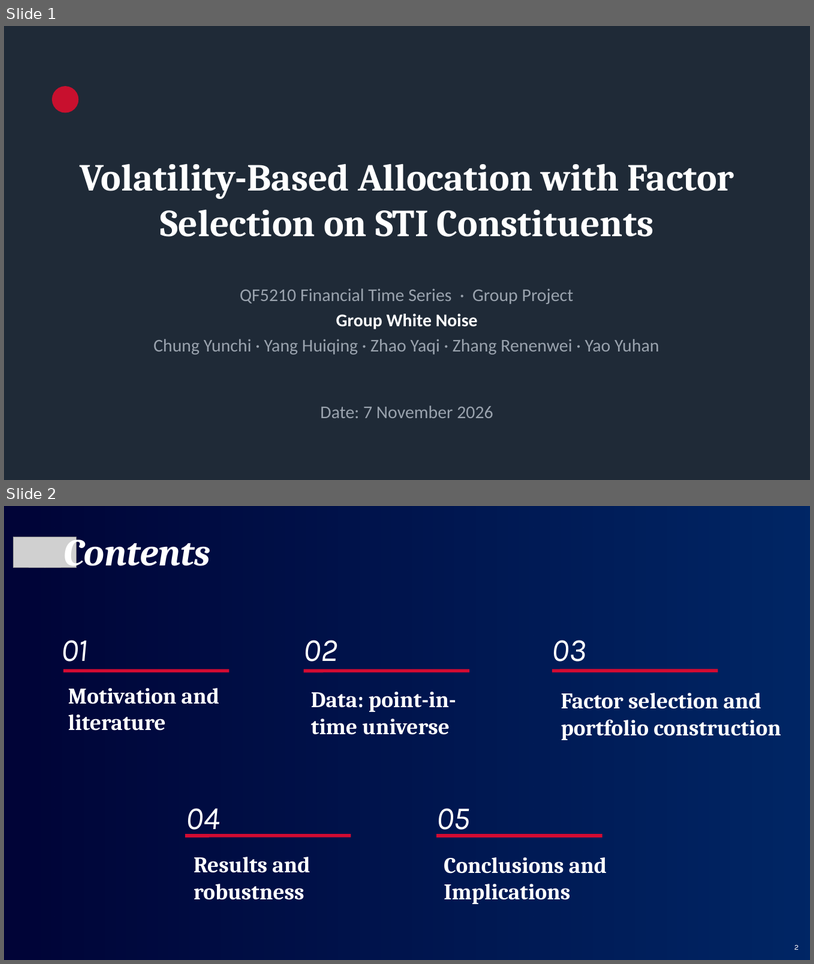
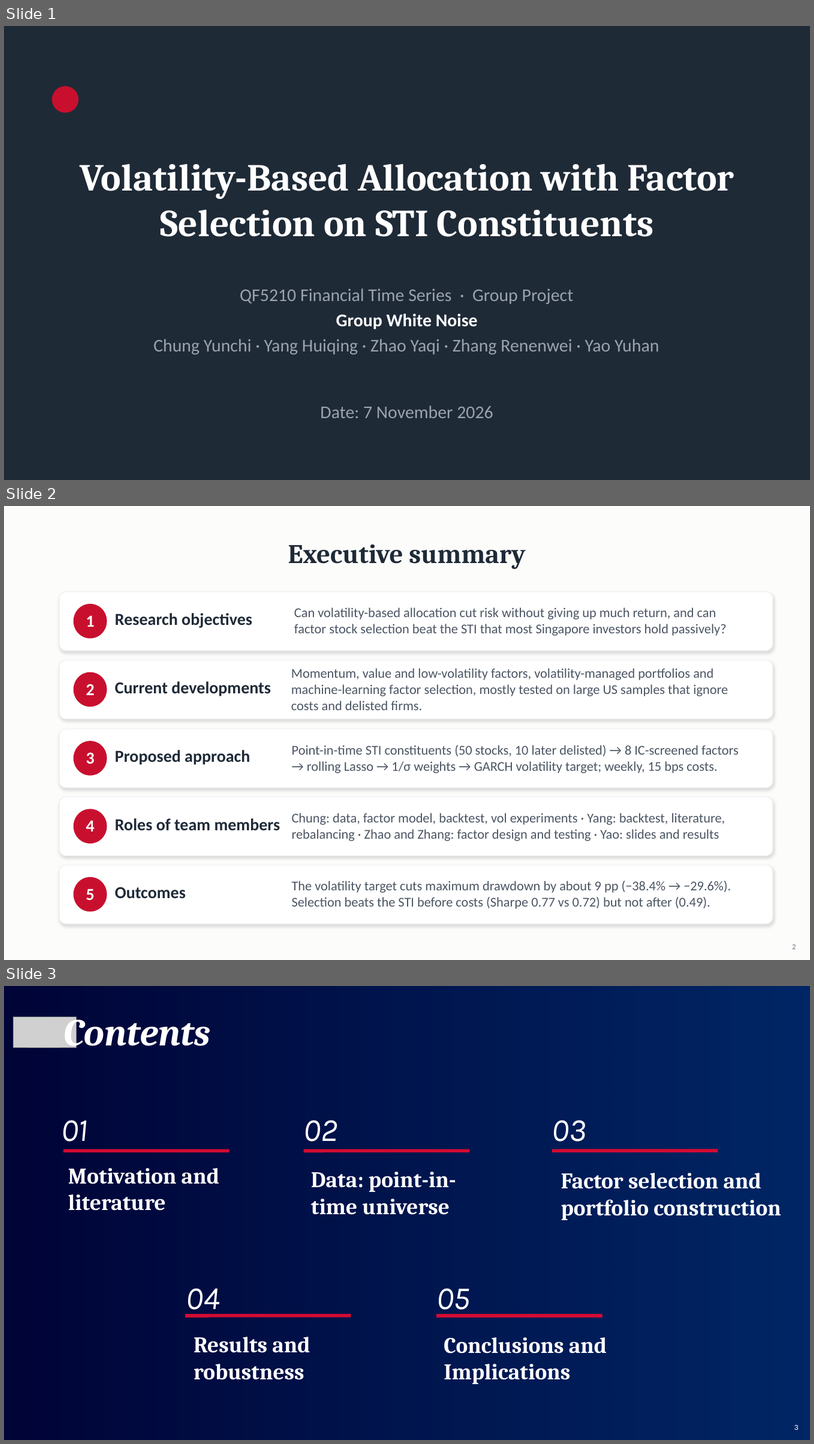
Before and after one commit to 38Chung/Volatility_Based_Allocation, a slide deck: QF5210_Group Project.pptx. Shown one above the other, each under a label of ours: slides 1 and 2 before the commit, slides 1, 2 and 3 after it. The pictures are 814x964 and 814x1444 pixels, drawn with LibreOffice and Linux fonts; fonts in the diff are those of the drawing; grey boxes stand for pictures; background and template pictures are left out. Boxes give left, top, right and bottom in pixels: in the first picture for what was removed or moved away, otherwise in the second. Text is boxed around its words. In the diff, an @@ line names an element or a change of style, - is before the commit and + after.

Commit message:
changed ppt

```diff
--- a/QF5210_Group Project.pptx
+++ b/QF5210_Group Project.pptx
@@ slide 2 added at (x1=4, y1=506, x2=810, y2=960), background #FCFCFB @@
@@ title added at (x1=288, y1=544, x2=525, y2=569), 32 pt, text #1F2A37, bold @@
+Executive summary
@@ rounded rectangle added at (x1=60, y1=592, x2=773, y2=651), fill #FFFFFF, outline #EEF0F3 0.75 pt @@
@@ ellipse added at (x1=74, y1=604, x2=107, y2=638), fill #C8102E, outline #C8102E 1 pt @@
@@ text added at (x1=115, y1=613, x2=252, y2=628), 20 pt, text #1F2A37, bold @@
+Research objectives
@@ text added at (x1=294, y1=607, x2=727, y2=636), 16 pt, text #4B5563 @@
+Can volatility-based allocation cut risk without giving up much return, and can factor stock selection beat the STI that most Singapore investors hold passively?
@@ text added at (x1=86, y1=615, x2=95, y2=627), 20 pt, text #FFFFFF, bold @@
+1
@@ rounded rectangle added at (x1=60, y1=660, x2=773, y2=719), fill #FFFFFF, outline #EEF0F3 0.75 pt @@
@@ ellipse added at (x1=74, y1=672, x2=107, y2=706), fill #C8102E, outline #C8102E 1 pt @@
@@ text added at (x1=86, y1=684, x2=95, y2=695), 20 pt, text #FFFFFF, bold @@
+2
@@ text added at (x1=115, y1=681, x2=271, y2=696), 20 pt, text #1F2A37, bold @@
+Current developments
@@ text added at (x1=291, y1=668, x2=728, y2=710), 16 pt, text #4B5563 @@
+Momentum, value and low-volatility factors, volatility-managed portfolios and machine-learning factor selection, mostly tested on large US samples that ignore costs and delisted firms.
@@ rounded rectangle added at (x1=60, y1=729, x2=773, y2=787), fill #FFFFFF, outline #EEF0F3 0.75 pt @@
@@ ellipse added at (x1=74, y1=741, x2=107, y2=775), fill #C8102E, outline #C8102E 1 pt @@
@@ text added at (x1=86, y1=752, x2=95, y2=763), 20 pt, text #FFFFFF, bold @@
+3
@@ text added at (x1=115, y1=750, x2=250, y2=765), 20 pt, text #1F2A37, bold @@
+Proposed approach
@@ text added at (x1=292, y1=745, x2=739, y2=773), 16 pt, text #4B5563 @@
+Point-in-time STI constituents (50 stocks, 10 later delisted) → 8 IC-screened factors → rolling Lasso → 1/σ weights → GARCH volatility target; weekly, 15 bps costs.
@@ rounded rectangle added at (x1=60, y1=797, x2=773, y2=856), fill #FFFFFF, outline #EEF0F3 0.75 pt @@
@@ ellipse added at (x1=74, y1=809, x2=107, y2=843), fill #C8102E, outline #C8102E 1 pt @@
@@ text added at (x1=86, y1=820, x2=95, y2=831), 20 pt, text #FFFFFF, bold @@
+4
@@ text added at (x1=115, y1=818, x2=281, y2=831), 20 pt, text #1F2A37, bold @@
+Roles of team members
@@ text added at (x1=292, y1=813, x2=726, y2=841), 16 pt, text #4B5563 @@
+Chung: data, factor model, backtest, vol experiments · Yang: backtest, literature, rebalancing · Zhao and Zhang: factor design and testing · Yao: slides and results
@@ rounded rectangle added at (x1=60, y1=865, x2=773, y2=924), fill #FFFFFF, outline #EEF0F3 0.75 pt @@
@@ ellipse added at (x1=74, y1=877, x2=107, y2=912), fill #C8102E, outline #C8102E 1 pt @@
@@ text added at (x1=292, y1=880, x2=731, y2=909), 16 pt, text #4B5563 @@
+The volatility target cuts maximum drawdown by about 9 pp (−38.4% → −29.6%). Selection beats the STI before costs (Sharpe 0.77 vs 0.72) but not after (0.49).
@@ text added at (x1=86, y1=888, x2=95, y2=900), 20 pt, text #FFFFFF, bold @@
+5
@@ text added at (x1=115, y1=886, x2=186, y2=898), 20 pt, text #1F2A37, bold @@
+Outcomes
@@ page number added at (x1=792, y1=944, x2=796, y2=949), 9 pt, text #6B7280 @@
+2
@@ what was slide 2 is now slide 3 @@
@@ page number at (x1=795, y1=1425, x2=799, y2=1429): text changed @@
-2
+3
```
